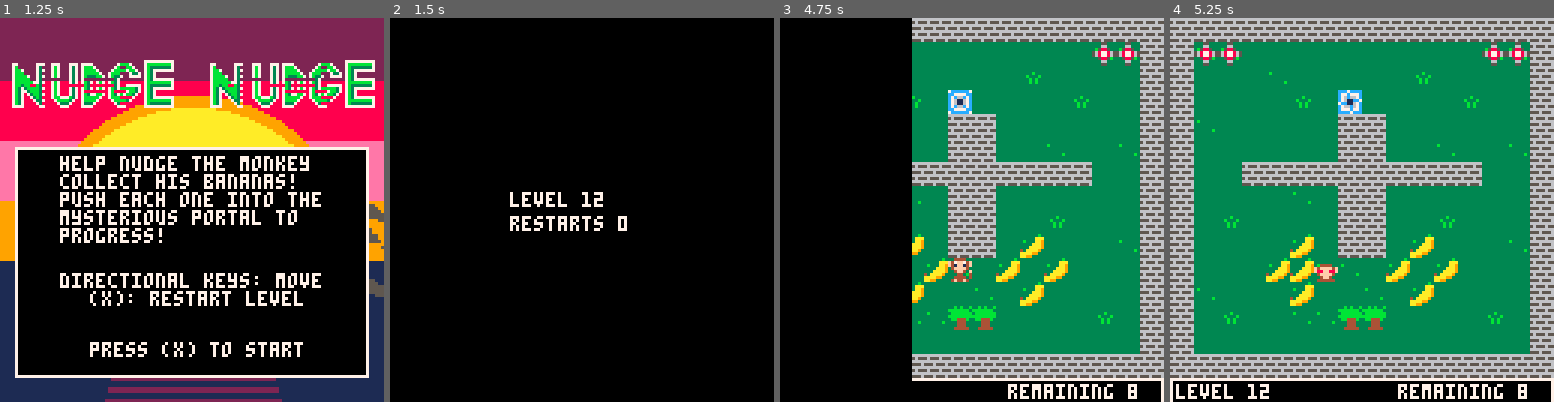
Above: before the commit, frames 1-4 (left to right).
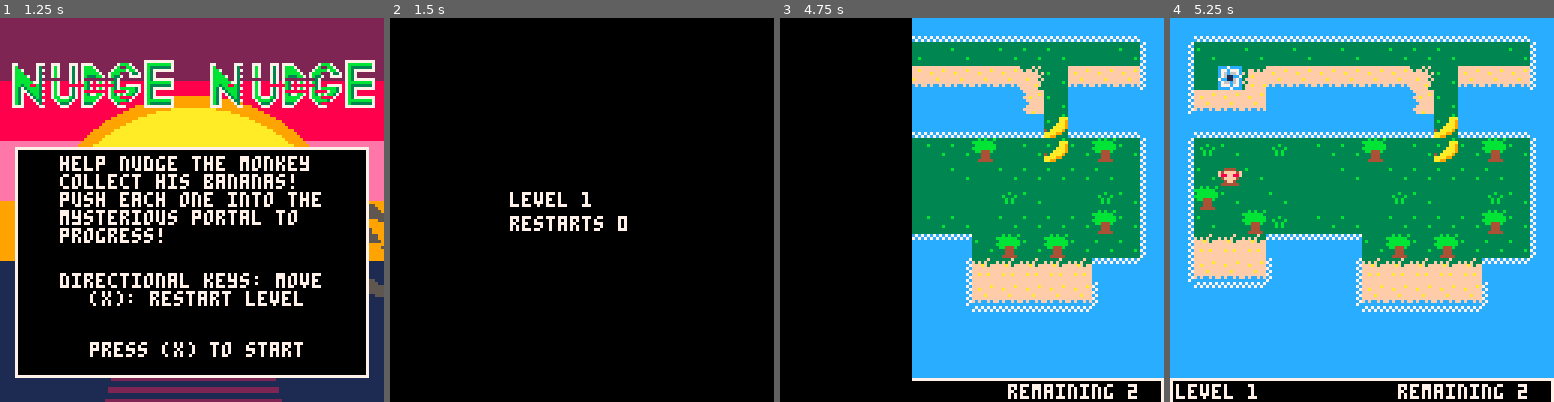
Above: after the commit, the same moments.

Repository: jlbeard84/pico8-nudge-nudge
Game: PICO-8 cartridge nudge-nudge.p8
Same seed, same stepped clock (60 frames per second), same inputs: the game is played once before the commit and once after it.
Inputs:
- Up to frame 1 (1.25 s): tap X (X key) at 0.33, 1.07 s
- Up to frame 2 (1.5 s): no input
- Up to frame 3 (4.75 s): hold Right 1.6-2.1 s; tap X (X key) at 1.85, 2.97, 4.08 s; hold Up 2.15-2.42 s; hold Right 2.47-3.03 s; hold Left 3.08-3.58 s; hold Down 3.63-3.97 s; hold Right 4.02-4.68 s; hold Up from 4.73 s (still down)
- Up to frame 4 (5.25 s): release Up at 5.03 s; hold Left from 5.08 s (still down); tap X (X key) at 5.2 s

Frame 1 is identical in both runs. In frame 2, less than 0.1% of the frame differs, in the area x 53-56%, y 45-50%; in frame 3, 46%; in frame 4, 72%, in the area x 0-100%, y 0-100%.

Commit message:
Fixed level

Diff:
--- a/nudge-nudge.p8
+++ b/nudge-nudge.p8
@@ -6,7 +6,7 @@
 
 --gamestates:1=load,2=transitionin,3=game,4=transitionout,5=title,6=titleload,7=intro,8=outro
 
-level=11
+level=0
 maxlevels=12
 gridsquare=8
 floorsprite=7
Not shown, changed: nudge-nudge.p8.png
